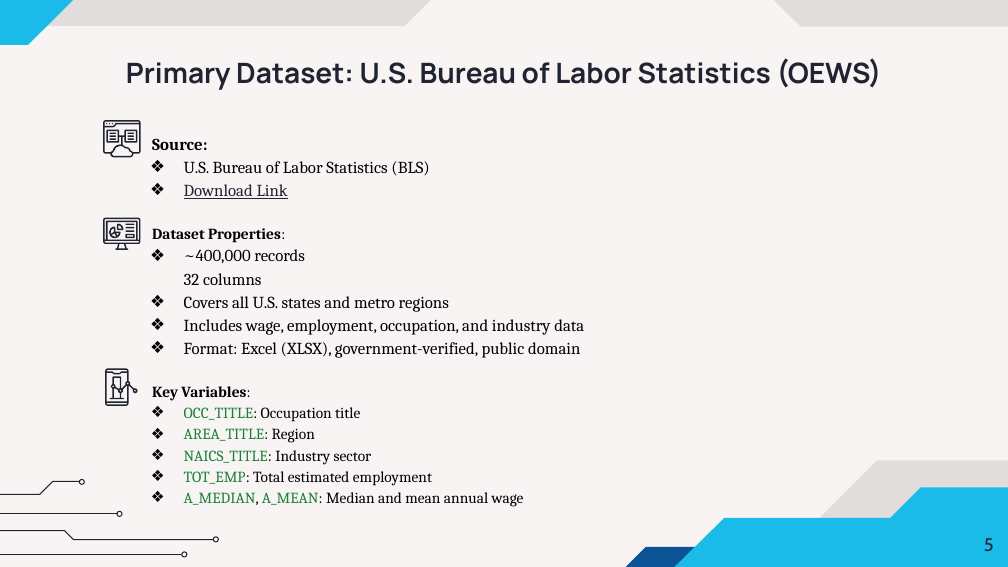
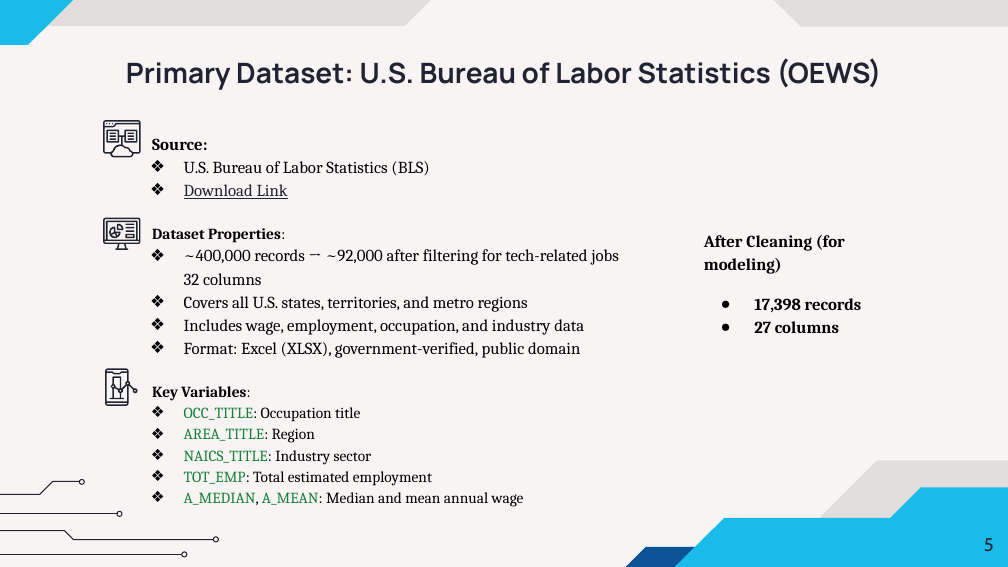
Before and after one commit to DATA606-Capstone-Project/devpay-insights, a slide deck: slide 5 of docs & PPTs/DS606_TeamA_Roman Rosario_Shah_Vakili_SalaryPred_P2.pptx. Drawn at 1008x567 pixels with LibreOffice and Linux fonts; fonts in the diff are those of the drawing. Boxes give left, top, right and bottom in pixels: in the first picture for what was removed or moved away, otherwise in the second. Text is boxed around its words. In the diff, an @@ line names an element or a change of style, - is before the commit and + after.

```diff
--- a/docs & PPTs/DS606_TeamA_Roman Rosario_Shah_Vakili_SalaryPred_P2.pptx
+++ b/docs & PPTs/DS606_TeamA_Roman Rosario_Shah_Vakili_SalaryPred_P2.pptx
@@ text added at <box>704,235,862,333</box>, 12 pt, text #000000, bold @@
+After Cleaning (for modeling)
+● 17,398 records
+● 27 columns
@@ subtitle at <box>184,249,619,312</box>: text changed @@
-❖ ~400,000 records
-  32 columns
-❖ Covers all U.S. states and metro regions
+❖ ~400,000 records → ~92,000 after filtering for tech-related jobs
+  32 columns
+❖ Covers all U.S. states, territories, and metro regions
```
Also in this commit, not shown: 11 other slides changed, 7 slides added, 1 other file.
